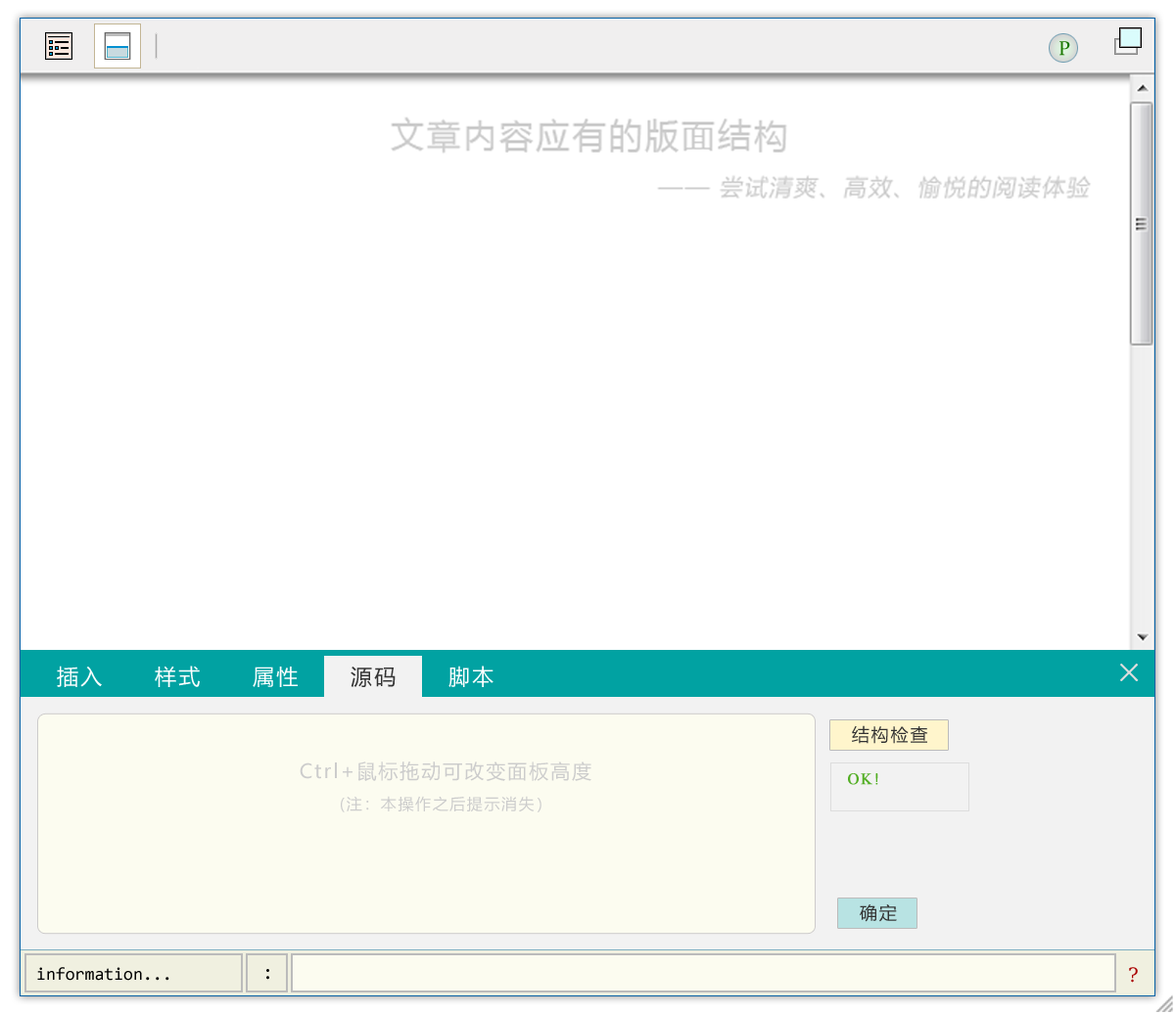
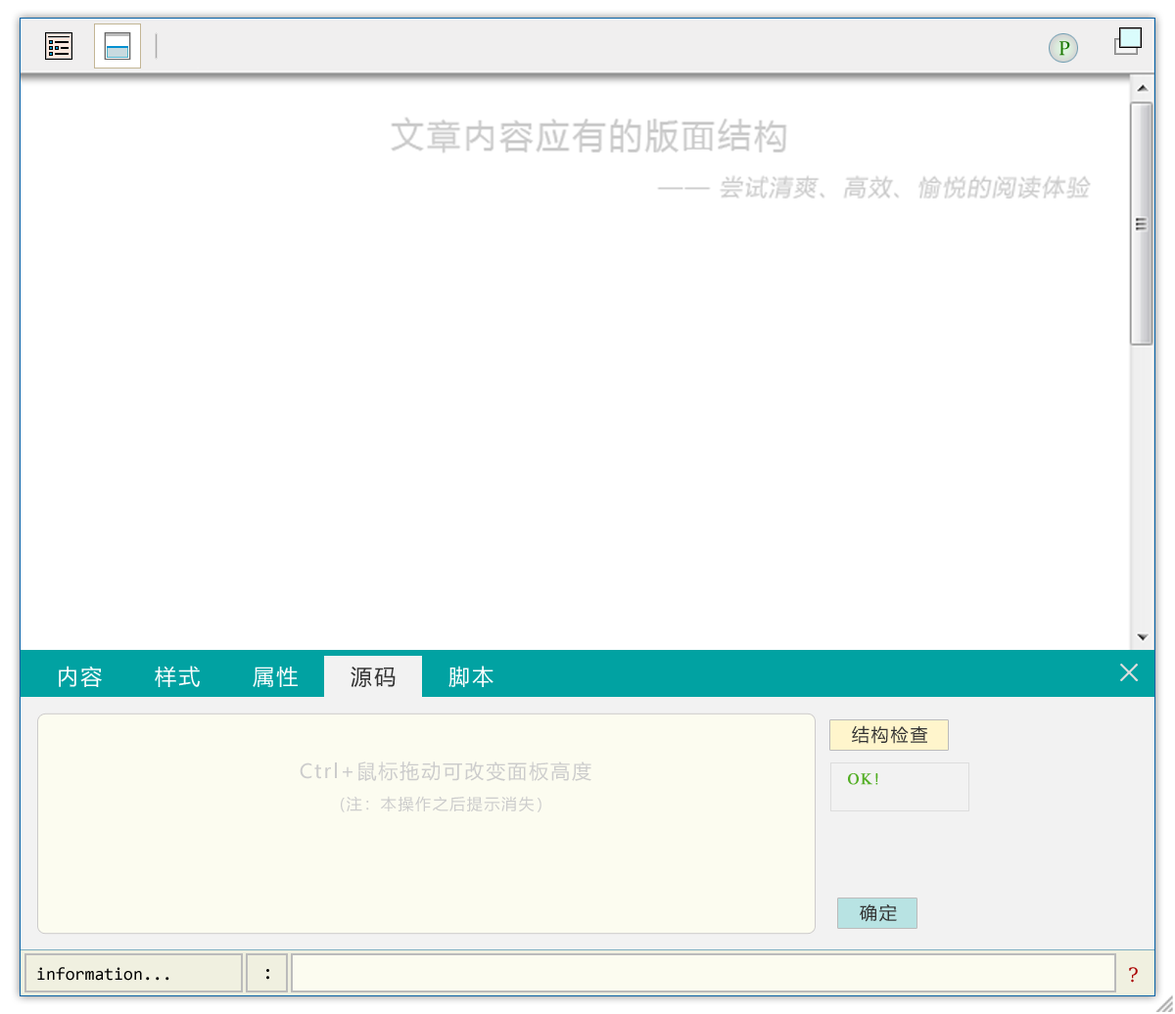
Comparing the layer stacks of the two 1175x1014 images. Changes:
renamed "插入" to "内容", painted on it over (x1=56, y1=665, x2=102, y2=688)
